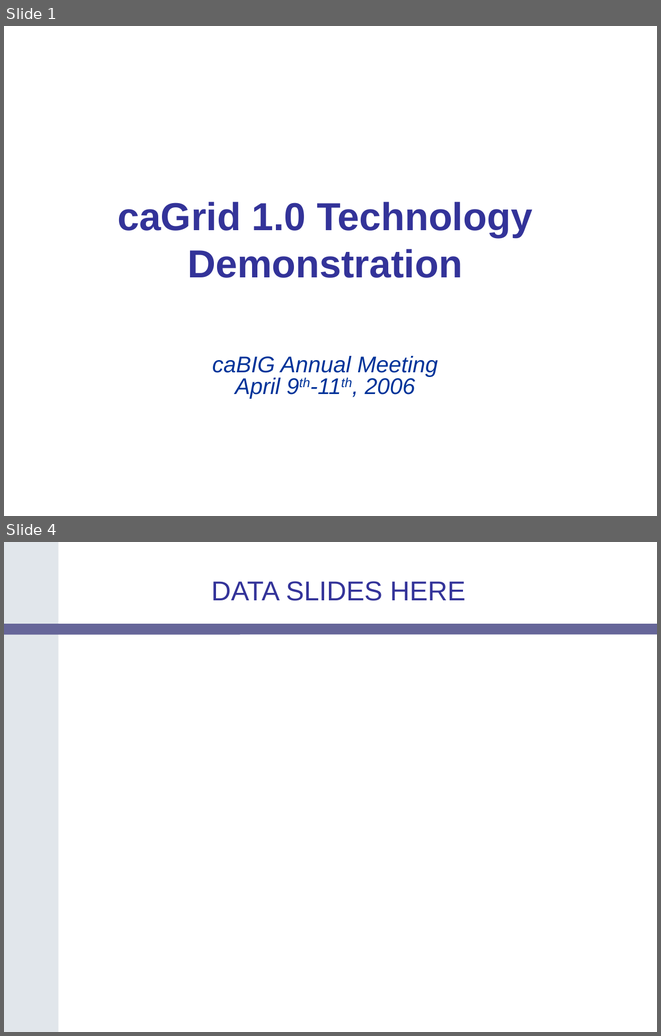
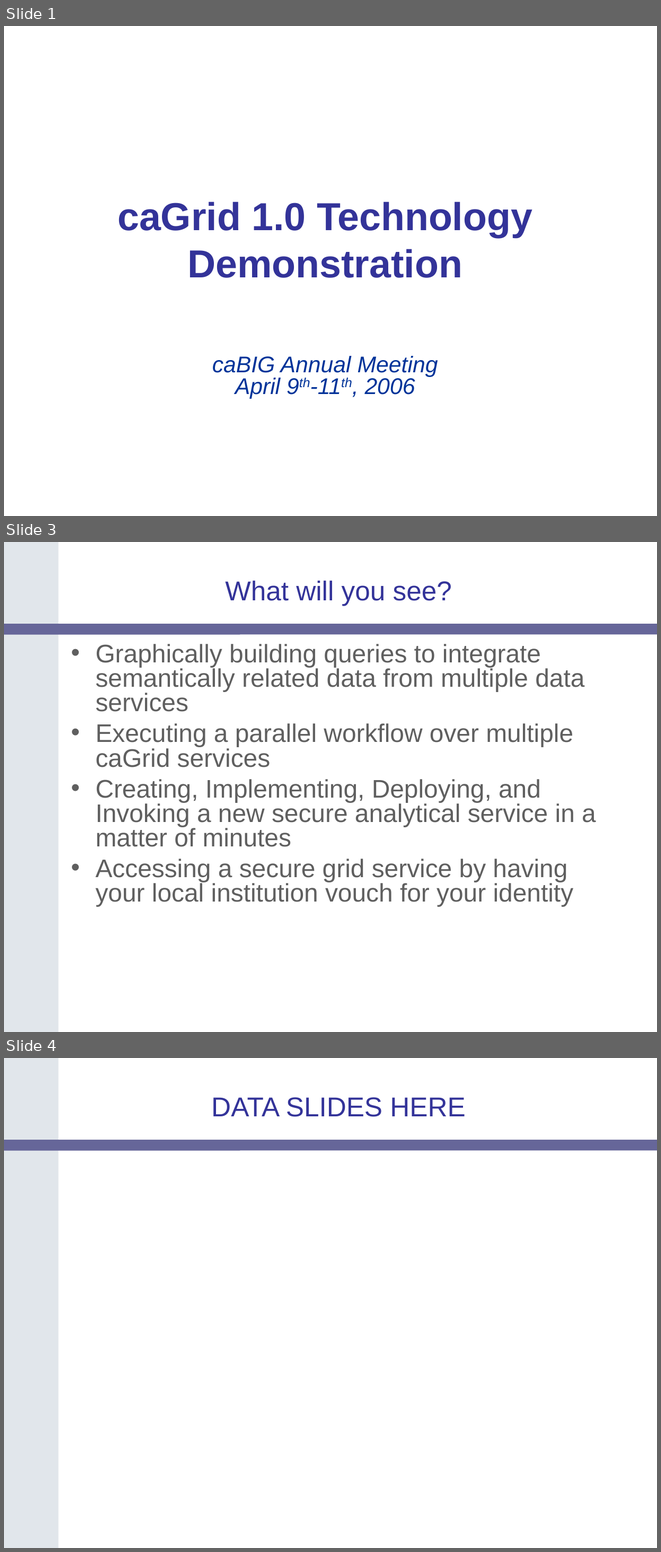
Before and after one commit to NCIP/cagrid-portal, a slide deck: cagrid-1-0/Documentation/presentations/200604_AnnualMeeting/caGrid-1.0-Demo.ppt. Shown one above the other, each under a label of ours: slides 1 and 4 before the commit, slides 1, 3 and 4 after it; the slides between them are not shown. The pictures are 661x1036 and 661x1552 pixels, drawn with LibreOffice and Linux fonts; fonts in the diff are those of the drawing; background and template pictures are left out. Boxes give left, top, right and bottom in pixels: in the first picture for what was removed or moved away, otherwise in the second. Text is boxed around its words. In the diff, an @@ line names an element or a change of style, - is before the commit and + after.

```diff
--- a/cagrid-1-0/Documentation/presentations/200604_AnnualMeeting/caGrid-1.0-Demo.ppt
+++ b/cagrid-1-0/Documentation/presentations/200604_AnnualMeeting/caGrid-1.0-Demo.ppt
@@ slide 3 added at [4, 542, 657, 1032], background #FFFFFF; not listed: 2 template elements that a slide beside it also shows @@
@@ title added at [225, 581, 452, 606], 30 pt, text #333399 @@
+What will you see?
@@ text added at [96, 644, 596, 906], 28 pt, text #5F5F5F @@
+• Graphically building queries to integrate semantically related data from multiple data services
+• Executing a parallel workflow over multiple caGrid services
+• Creating, Implementing, Deploying, and Invoking a new secure analytical service in a matter of minutes
+• Accessing a secure grid service by having your local institution vouch for your identity
```
Also in this commit, not shown: 4 other slides added, 2 slides removed.
